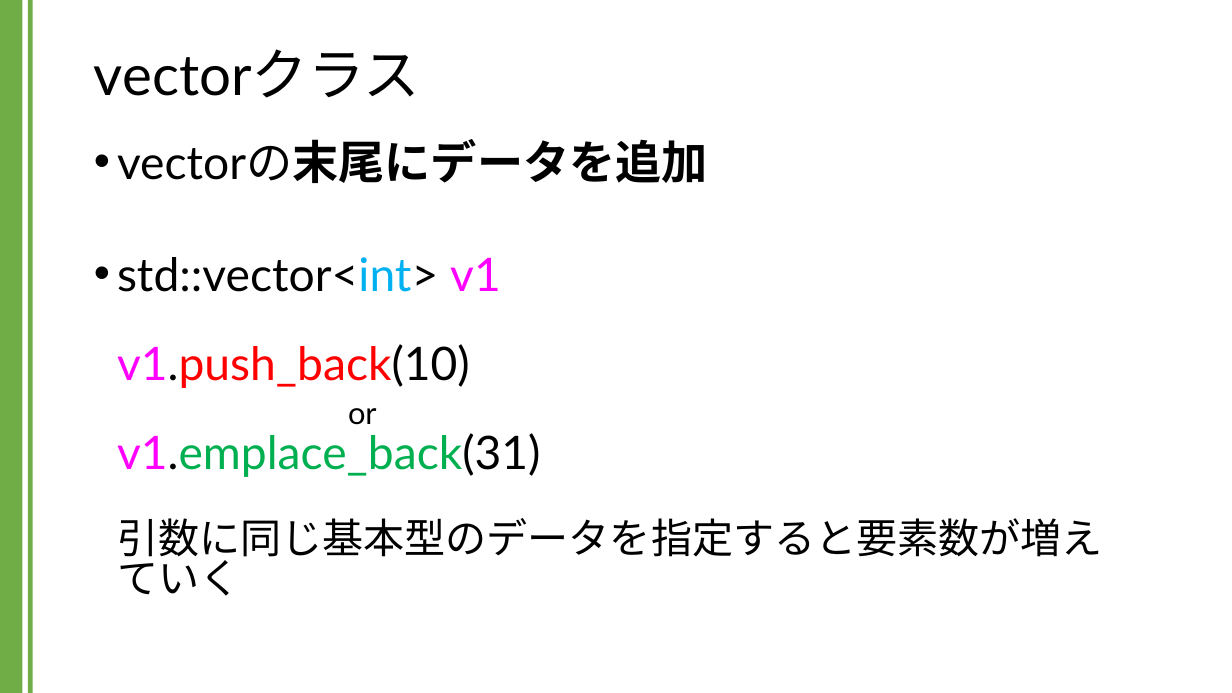
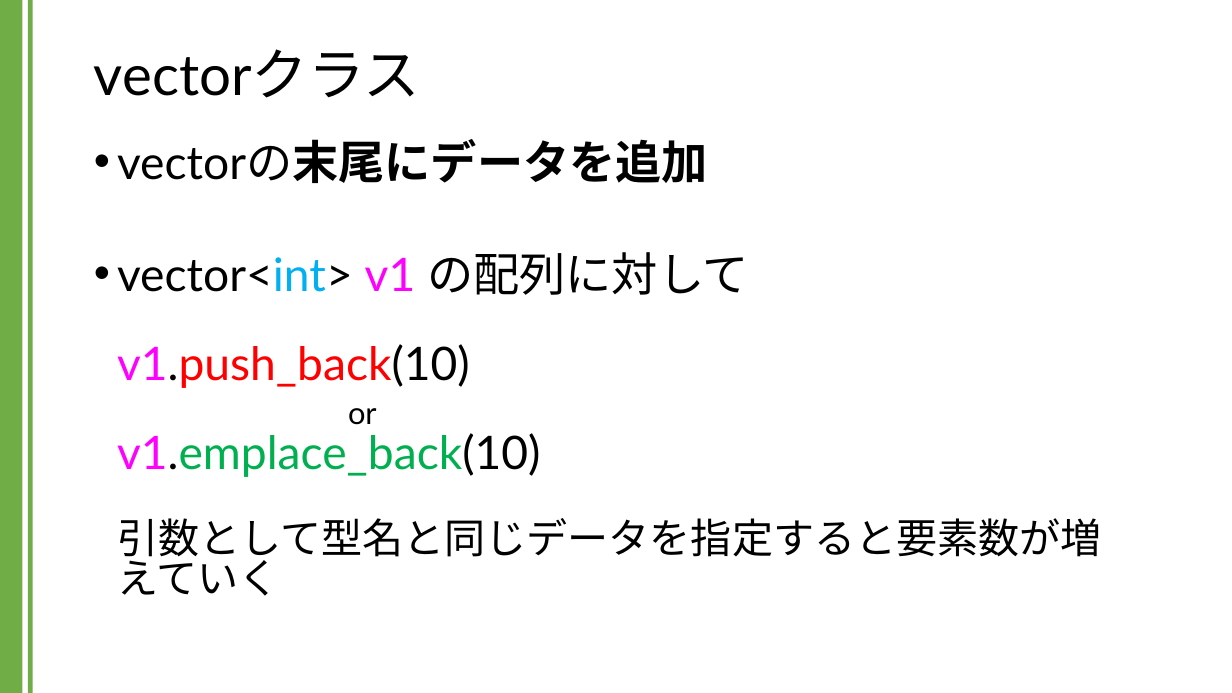
Before and after one commit to kic-murata/cpp2024, a slide deck: slide 16 of 授業資料/講義資料：Vectorクラス.pptx (slide 13 before the commit). Drawn at 1232x693 pixels with LibreOffice and Linux fonts; fonts in the diff are those of the drawing. Boxes give left, top, right and bottom in pixels: in the first picture for what was removed or moved away, otherwise in the second. Text is boxed around its words. In the diff, an @@ line names an element or a change of style, - is before the commit and + after.

```diff
--- a/授業資料/講義資料：Vectorクラス.pptx
+++ b/授業資料/講義資料：Vectorクラス.pptx
@@ text at [117, 252, 1102, 596]: text changed @@
-• std::vector<int> v1
-  v1.push_back(10)
-  or
-  v1.emplace_back(31)
-  引数に同じ基本型のデータを指定すると要素数が増えていく
+• vector<int> v1 の配列に対して
+  v1.push_back(10)
+  or
+  v1.emplace_back(10)
+  引数として型名と同じデータを指定すると要素数が増えていく
```
Also in this commit, not shown: 21 other slides changed, 3 slides added, 1 other file.
